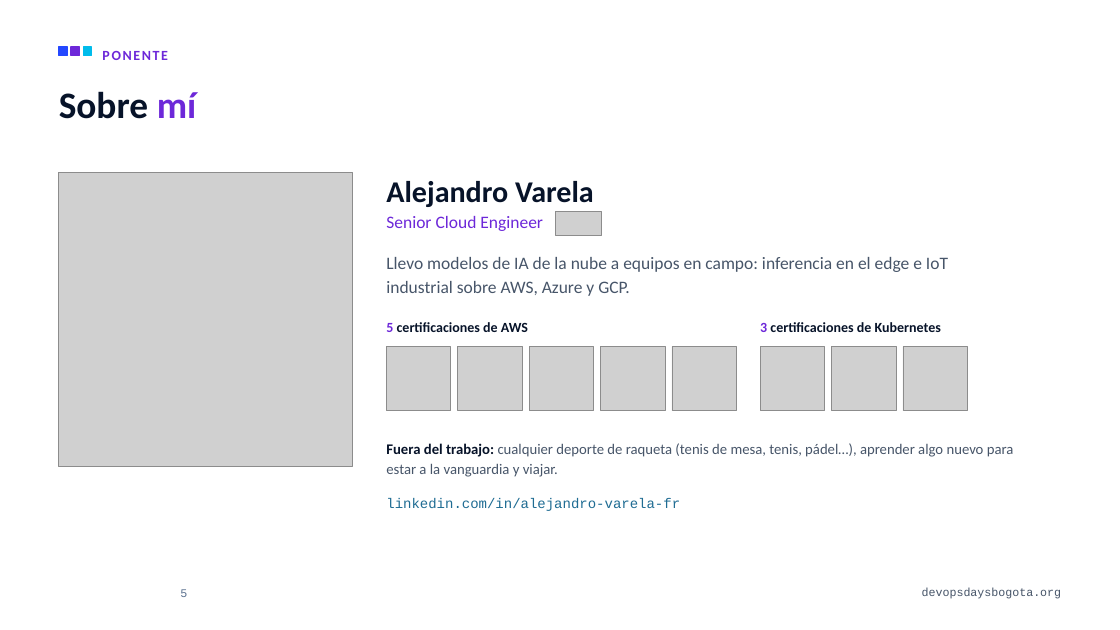
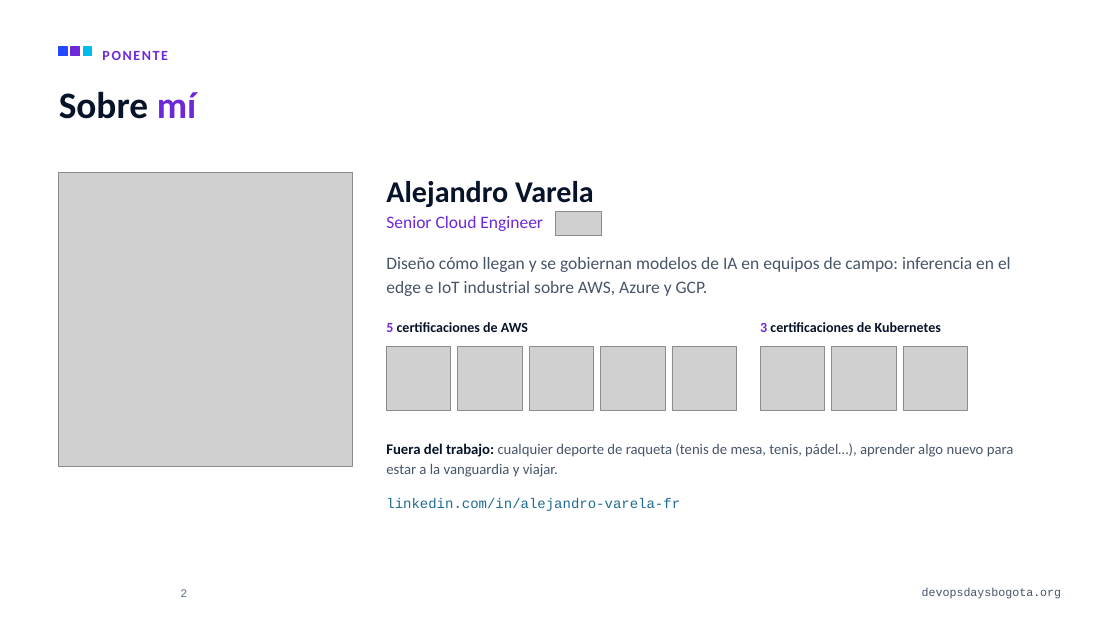
Before and after one commit to alejandro945/mlops-a-ciegas, a slide deck: slide 2 of talk/MLOps-a-ciegas-DevOpsDays-Bogota-2026.pptx (slide 5 before the commit). Drawn at 1120x630 pixels with LibreOffice and Linux fonts; fonts in the diff are those of the drawing; grey boxes stand for pictures; background and template pictures are left out. Boxes give left, top, right and bottom in pixels: in the first picture for what was removed or moved away, otherwise in the second. Text is boxed around its words. In the diff, an @@ line names an element or a change of style, - is before the commit and + after.

```diff
--- a/talk/MLOps-a-ciegas-DevOpsDays-Bogota-2026.pptx
+++ b/talk/MLOps-a-ciegas-DevOpsDays-Bogota-2026.pptx
@@ text at box(386, 257, 1011, 296): text changed @@
-Llevo modelos de IA de la nube a equipos en campo: inferencia en el edge e IoT industrial sobre AWS, Azure y GCP.
+Diseño cómo llegan y se gobiernan modelos de IA en equipos de campo: inferencia en el edge e IoT industrial sobre AWS, Azure y GCP.
@@ page number at box(180, 589, 187, 597): text changed @@
-5
+2
```
Also in this commit, not shown: 8 other slides changed, 2 slides added, 3 slides removed, 15 other files.
